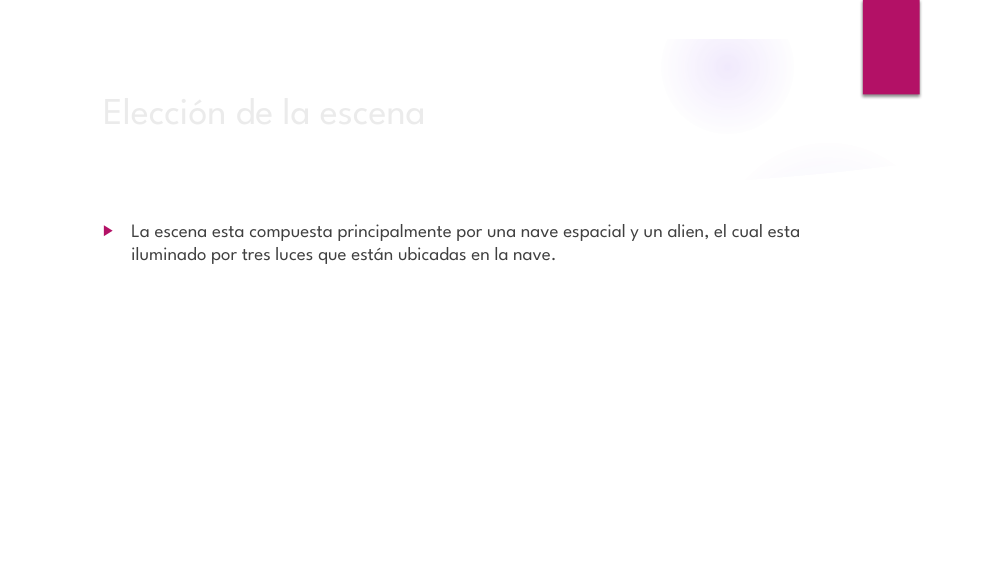
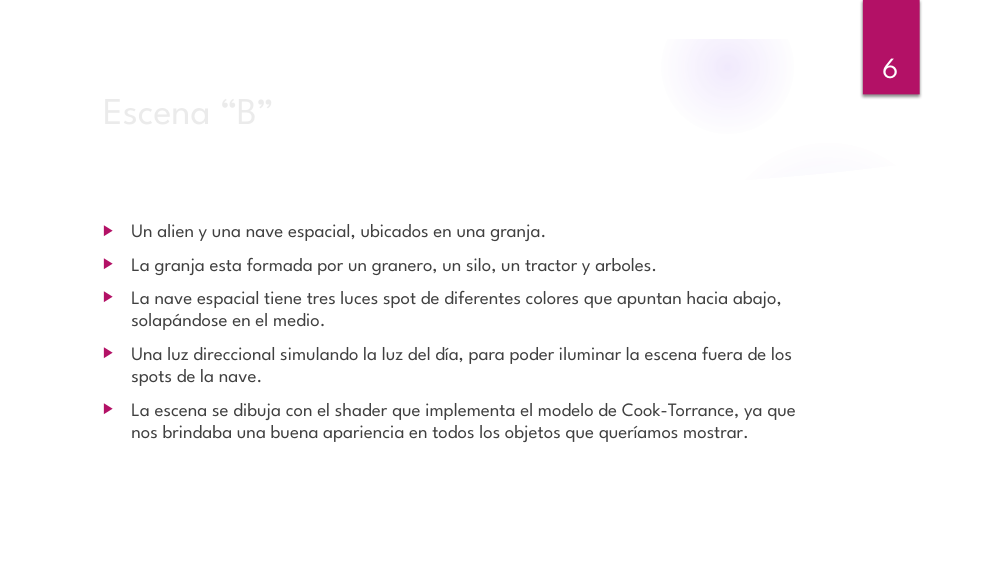
Before and after one commit to nlandau91/CG2019, a slide deck: slide 6 of Proyecto2/Presentacion Proyecto 2.pptx (slide 4 before the commit). Drawn at 1008x567 pixels with LibreOffice and Linux fonts; fonts in the diff are those of the drawing; background and template pictures are left out. Boxes give left, top, right and bottom in pixels: in the first picture for what was removed or moved away, otherwise in the second. Text is boxed around its words. In the diff, an @@ line names an element or a change of style, - is before the commit and + after.

```diff
--- a/Proyecto2/Presentacion Proyecto 2.pptx
+++ b/Proyecto2/Presentacion Proyecto 2.pptx
@@ page number added at box(882, 58, 898, 79), 28 pt, text #FFFFFF @@
+6
@@ text at box(131, 224, 796, 442): text changed @@
-▶ La escena esta compuesta principalmente por una nave espacial y un alien, el cual esta iluminado por tres luces que están ubicadas en la nave.
+▶ Un alien y una nave espacial, ubicados en una granja.
+▶ La granja esta formada por un granero, un silo, un tractor y arboles.
+▶ La nave espacial tiene tres luces spot de diferentes colores que apuntan hacia abajo, solapándose en el medio.
+▶ Una luz direccional simulando la luz del día, para poder iluminar la escena fuera de los spots de la nave.
+▶ La escena se dibuja con el shader que implementa el modelo de Cook-Torrance, ya que nos brindaba una buena apariencia en todos los objetos que queríamos mostrar.
@@ title at box(645, 352, 698, 360): text changed @@
-Elección de la escena
+Escena “B”
```
Also in this commit, not shown: 5 other slides changed, 1 slide added, 4 slides removed.
